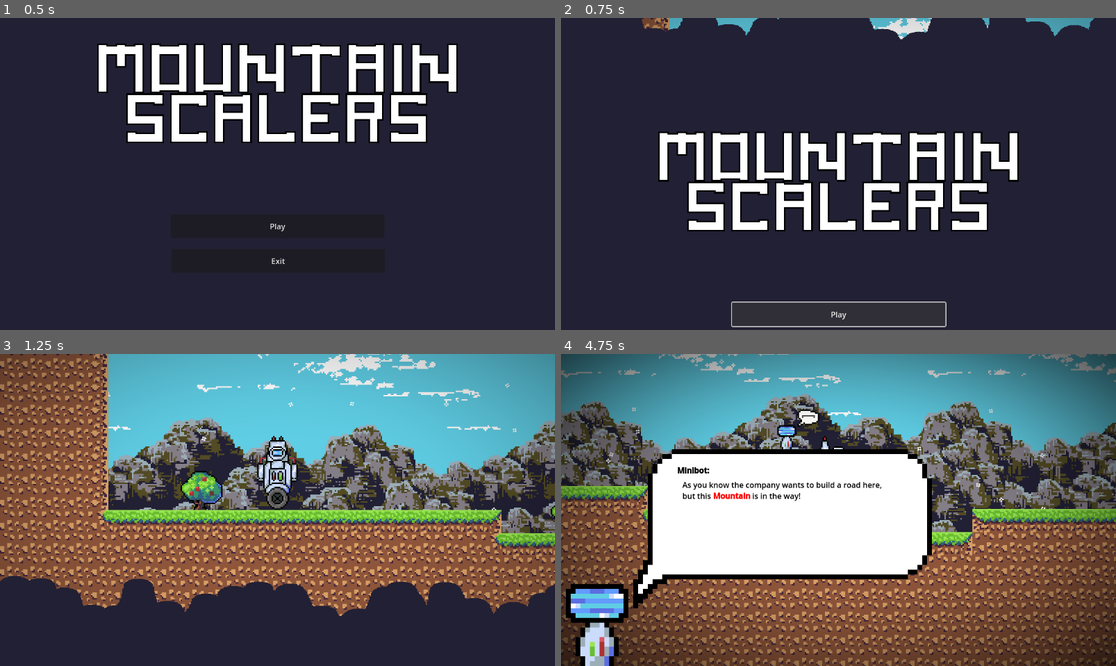
Above: before the commit, frames 1-4 (two rows, left to right).
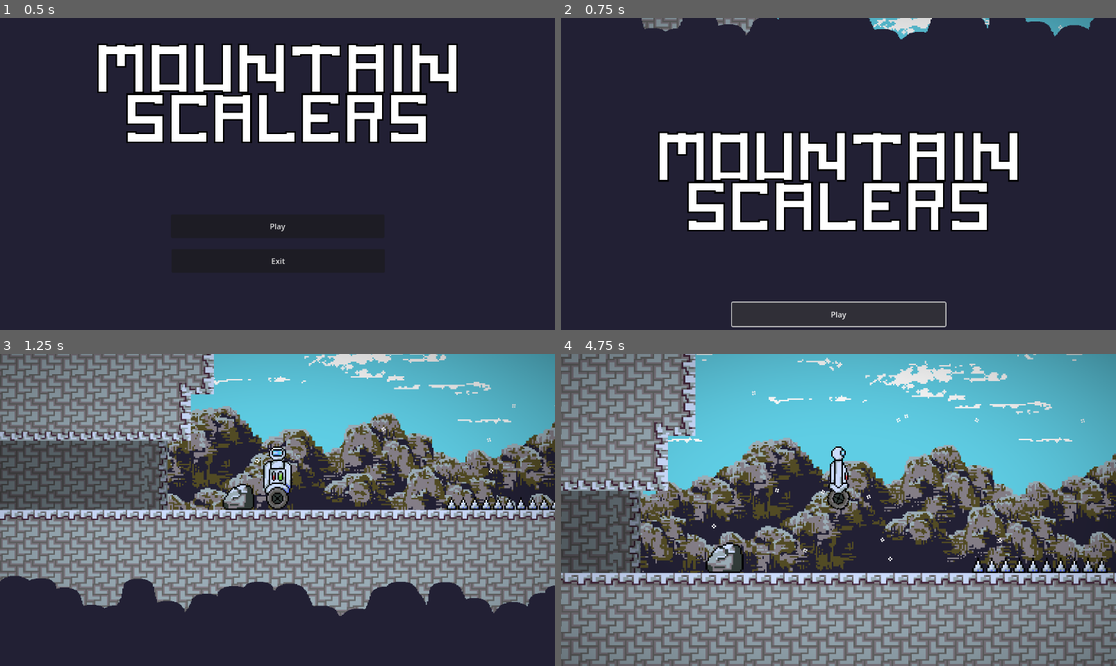
Above: after the commit, the same moments.

Repository: Hexuar/GMTK-Jam
Game: Godot game, scene res://scenes/main.tscn
The game is run twice, just before and just after one commit, with the same random seed, the same clock (stepped at 60 frames per second) and the same inputs.
Inputs:
- Up to frame 1 (0.5 s): no input
- Up to frame 2 (0.75 s): click "Play" at 0.5 s
- Up to frame 3 (1.25 s): no input
- Up to frame 4 (4.75 s): tap Enter (ui_accept) at 1.25 s; hold D (Right) 1.28-2.78 s; tap Shift (Dash) every 0.75 s from 1.35 to 4.35 s; tap Space (Jump) at 1.52, 2.27, 3.77, 4.52 s; hold A (Left) 2.78-3.53 s; hold D (Right) from 3.53 s (still down)

Frame 1 is identical in both runs. In frame 2, 0.7% of the frame differs, in the area x 14-91%, y 0-7%; in frame 3, 57%; in frame 4, 93%, in the area x 0-100%, y 0-100%.

Commit message:
Pause on death

Diff:
--- a/scenes/levels/level0.tscn
+++ b/scenes/levels/level0.tscn
@@ -317,7 +317,7 @@
 goToLevel = 1
 
 [node name="Player" parent="." instance=ExtResource("6_v074a")]
-position = Vector2(-2779, -21)
+position = Vector2(-2779, -16)
 
 [connection signal="body_entered" from="Kill" to="Kill" method="_on_body_entered"]
 [connection signal="minibot_done" from="Minibot2" to="." method="_on_minibot_2_minibot_done"]
--- a/scenes/levels/level1.tscn
+++ b/scenes/levels/level1.tscn
@@ -372,7 +372,7 @@
 position = Vector2(1717.78, -1204.44)
 
 [node name="Player" parent="." instance=ExtResource("2_wipgy")]
-position = Vector2(-241.111, 3.05176e-05)
+position = Vector2(-244, 0)
 hasJetpack = false
 
 [node name="Pylon" parent="." instance=ExtResource("6_em2k5")]
--- a/scenes/main.tscn
+++ b/scenes/main.tscn
@@ -10,6 +10,7 @@
 
 [node name="Main" type="Node2D"]
 script = ExtResource("1_ika60")
+startLevel = 1
 
 [node name="ParallaxBackground" type="ParallaxBackground" parent="."]
 
--- a/scripts/player.gd
+++ b/scripts/player.gd
@@ -40,7 +40,10 @@
 
 
 func die():
+	pause()
 	position = spawnLocation
+	await get_tree().create_timer(0.1).timeout
+	resume()
 
 
 func pause():
